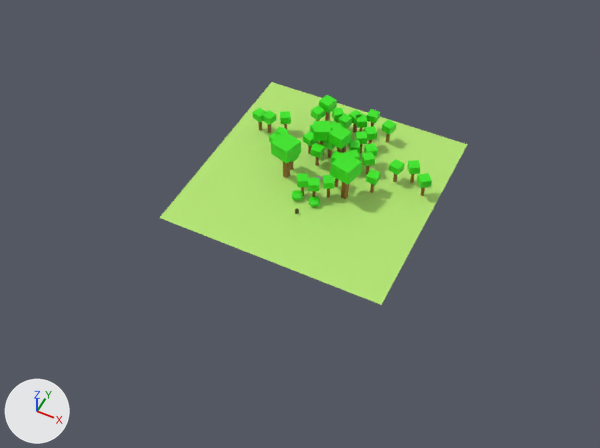
What one commit did to the Blender file NoahsBlend.blend.
One viewpoint serves both versions: a 50 mm camera at (190.0, -415.0, 458.0) aimed at (11.0, -57.0, 11.0). The lights are fixed; the arrows at lower left show +X, +Y and +Z.

Before the edit, the objects in view are built like this:
```python
me_cube_113 = bpy.data.meshes.new('Cube.113')
me_cube_113.from_pydata(...)  # a box spanning x -1.0..1.0, y -1.0..1.0, z 0.0..15.0, material slot 1; a box spanning x -4.1..4.1, y -4.1..4.1, z 12.4..18.6, material slot 0
me_cube_113.materials.append(mat_m_treeleaves)  # green #38e71a
me_cube_113.materials.append(mat_m_treebark)  # brown #9b6628
me_cube_121 = bpy.data.meshes.new('Cube.121')
me_cube_121.from_pydata(...)  # a box spanning x -1.0..1.0, y -1.0..1.0, z 0.0..15.0, material slot 1; a box spanning x -4.1..4.1, y -4.1..4.1, z 12.4..18.6, material slot 0
me_cube_121.materials.append(mat_m_treeleaves)  # green #38e71a
me_cube_121.materials.append(mat_m_treebark)  # brown #9b6628
me_plane_001 = bpy.data.meshes.new('Plane.001')
me_plane_001.from_pydata([(-1.0, -1.0, 0.0), (1.0, -1.0, 0.0), (-1.0, 1.0, 0.0), (1.0, 1.0, 0.0)], [], [(0, 1, 3, 2)])
me_plane_001.materials.append(mat_m_ground)  # green #b5e772
ob_ground_001 = bpy.data.objects.new('Ground.001', me_plane_001)
ob_ground_001.location = (0.0, 0.0, 0.0)
ob_ground_001.scale = (-89.3, -89.3, -89.3)
ob_tree_047 = bpy.data.objects.new('Tree.047', me_cube_121)
ob_tree_047.location = (-24.9, -7.9, 0.0)
ob_tree_047.rotation_euler = (0.0, 0.0, -4.974)  # degrees (0, 0, -285)
ob_tree_047.scale = (1.94, 1.94, 1.94)
ob_tree_111 = bpy.data.objects.new('Tree.111', me_cube_113)
ob_tree_111.location = (64.5, 29.9, 0.0)
ob_tree_111.rotation_euler = (0.0, 0.0, -4.189)  # degrees (0, 0, -240)
# also in view: 'Tree.048' at (25.0, -8.0, 18.0)
```
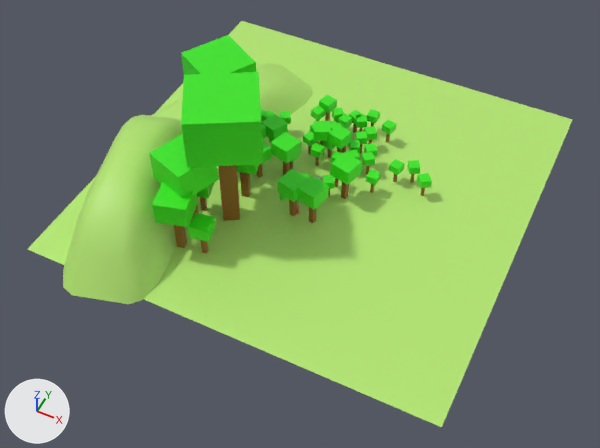
Boxes [x1, y1, x2, y2] around the edits, measured in the pictures (600 x 448 px):
'Ground.001', rescaled (77% wider, 82% taller): before [160, 82, 468, 305]; after [28, 21, 573, 427]
'Ground.009', added (green): after [63, 115, 182, 304]
'Tree.224', added (green): after [181, 72, 263, 221]
'Ground.010', added (green): after [151, 63, 313, 122]
'Tree.233', added (green): after [149, 134, 219, 223]
'Tree.230', added (green): after [181, 35, 256, 75]
'Tree.234', added (green): after [152, 182, 198, 248]
'Tree.236', added (green): after [297, 176, 329, 223]
'Tree.235', added (green): after [277, 169, 308, 216]
'Tree.231', added (green): after [188, 213, 216, 253]
'Tree.222', added (green): after [261, 114, 288, 140]
'Tree.225', added: after [237, 135, 263, 197]
'Tree.229', added: after [197, 183, 214, 211]
'Tree.226', added: after [256, 140, 271, 178]
'Tree.223', added: after [261, 124, 266, 139]

The change, as a list of edits to the scene's bpy script:
```text
Change ob_ground_001:
    ob_ground_001.scale: (-89.3, -89.3, -89.3) -> (-158.0, -158.0, -158.0)
Add ob_tree_236:
    ob_tree_236 = bpy.data.objects.new('Tree.236', me_cube_113.copy())  # the mesh of ob_tree_111
    ob_tree_236.location = (13.7, -41.2, 0.0)
    ob_tree_236.rotation_euler = (0.0, 0.0, -4.974)  # degrees (0, 0, -285)
    ob_tree_236.scale = (1.94, 1.94, 1.94)
Add ob_tree_235:
    ob_tree_235 = bpy.data.objects.new('Tree.235', me_cube_113.copy())  # the mesh of ob_tree_111
    ob_tree_235.location = (-2.2, -41.2, 0.0)
    ob_tree_235.rotation_euler = (0.0, 0.0, -4.974)  # degrees (0, 0, -285)
    ob_tree_235.scale = (1.94, 1.94, 1.94)
Add ob_ground_010:
    ob_ground_010 = bpy.data.objects.new('Ground.010', me_plane_010)  # 64 vertices, 57 faces; spans x -1.0..1.0, y -1.0..1.0, z -0.61..0.0; in mat_m_ground (green #b5e772)
    ob_ground_010.location = (-108.3, 24.0, 0.0)
    ob_ground_010.rotation_euler = (0.0, 0.0, -0.389)  # degrees (0, 0, -22)
    ob_ground_010.scale = (-36.7, -89.3, -37.5)
Add ob_ground_009:
    ob_ground_009 = bpy.data.objects.new('Ground.009', me_plane_010.copy())
    ob_ground_009.location = (-108.3, -85.2, 0.0)
    ob_ground_009.rotation_euler = (0.0, 0.0, 0.274)  # degrees (0, 0, 16)
    ob_ground_009.scale = (-36.7, -89.3, -89.3)
Add ob_tree_234:
    ob_tree_234 = bpy.data.objects.new('Tree.234', me_cube_113.copy())  # the mesh of ob_tree_111
    ob_tree_234.location = (-60.3, -104.0, -1.1)
    ob_tree_234.rotation_euler = (0.0, 0.0, -2.88)  # degrees (0, 0, -165)
    ob_tree_234.scale = (2.85, 2.85, 2.85)
Add ob_tree_233:
    ob_tree_233 = bpy.data.objects.new('Tree.233', me_cube_113.copy())  # the mesh of ob_tree_111
    ob_tree_233.location = (-63.8, -83.7, -1.1)
    ob_tree_233.rotation_euler = (0.0, 0.0, -0.349)  # degrees (0, 0, -20)
    ob_tree_233.scale = (3.9, 3.9, 3.9)
Add ob_tree_231:
    ob_tree_231 = bpy.data.objects.new('Tree.231', me_cube_113.copy())  # the mesh of ob_tree_111
    ob_tree_231.location = (-42.2, -101.8, -1.1)
    ob_tree_231.rotation_euler = (0.0, 0.0, 1.745)  # degrees (0, 0, 100)
    ob_tree_231.scale = (1.74, 1.74, 1.74)
Add ob_tree_230:
    ob_tree_230 = bpy.data.objects.new('Tree.230', me_cube_113.copy())  # the mesh of ob_tree_111
    ob_tree_230.location = (-82.8, -1.1, -1.1)
    ob_tree_230.rotation_euler = (0.0, 0.0, -2.094)  # degrees (0, 0, -120)
    ob_tree_230.scale = (4.85, 4.85, 4.85)
Add ob_tree_229:
    ob_tree_229 = bpy.data.objects.new('Tree.229', me_cube_113.copy())  # the mesh of ob_tree_111
    ob_tree_229.location = (-64.0, -66.7, -1.1)
    ob_tree_229.rotation_euler = (0.0, 0.0, -2.88)  # degrees (0, 0, -165)
    ob_tree_229.scale = (1.74, 1.74, 1.74)
Add ob_tree_226:
    ob_tree_226 = bpy.data.objects.new('Tree.226', me_cube_113.copy())  # the mesh of ob_tree_111
    ob_tree_226.location = (-43.8, -17.0, -1.1)
    ob_tree_226.rotation_euler = (0.0, 0.0, -2.094)  # degrees (0, 0, -120)
    ob_tree_226.scale = (1.73, 1.73, 1.73)
Add ob_tree_225:
    ob_tree_225 = bpy.data.objects.new('Tree.225', me_cube_113.copy())  # the mesh of ob_tree_111
    ob_tree_225.location = (-43.5, -39.0, -1.1)
    ob_tree_225.rotation_euler = (0.0, 0.0, -2.88)  # degrees (0, 0, -165)
    ob_tree_225.scale = (2.86, 2.86, 2.86)
Add ob_tree_224:
    ob_tree_224 = bpy.data.objects.new('Tree.224', me_cube_113.copy())  # the mesh of ob_tree_111
    ob_tree_224.location = (-43.0, -62.0, -1.1)
    ob_tree_224.rotation_euler = (0.0, 0.0, 2.094)  # degrees (0, 0, 120)
    ob_tree_224.scale = (6.07, 6.07, 6.07)
Add ob_tree_223:
    ob_tree_223 = bpy.data.objects.new('Tree.223', me_cube_113.copy())  # the mesh of ob_tree_111
    ob_tree_223.location = (-58.0, 0.7, -1.1)
    ob_tree_223.rotation_euler = (0.0, 0.0, -0.349)  # degrees (0, 0, -20)
    ob_tree_223.scale = (1.74, 1.74, 1.74)
Add ob_tree_222:
    ob_tree_222 = bpy.data.objects.new('Tree.222', me_cube_113.copy())  # the mesh of ob_tree_111
    ob_tree_222.location = (-45.4, 12.2, -1.1)
    ob_tree_222.rotation_euler = (0.0, 0.0, -0.349)  # degrees (0, 0, -20)
    ob_tree_222.scale = (1.74, 1.74, 1.74)
```
